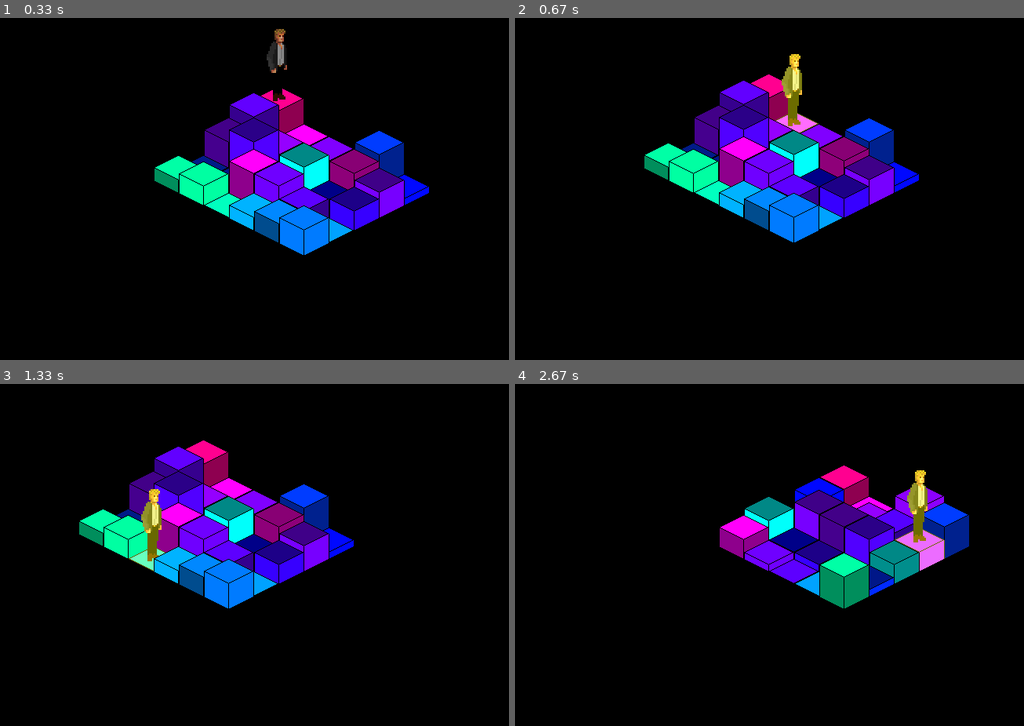
Above: before the commit, frames 1-4 (two rows, left to right).
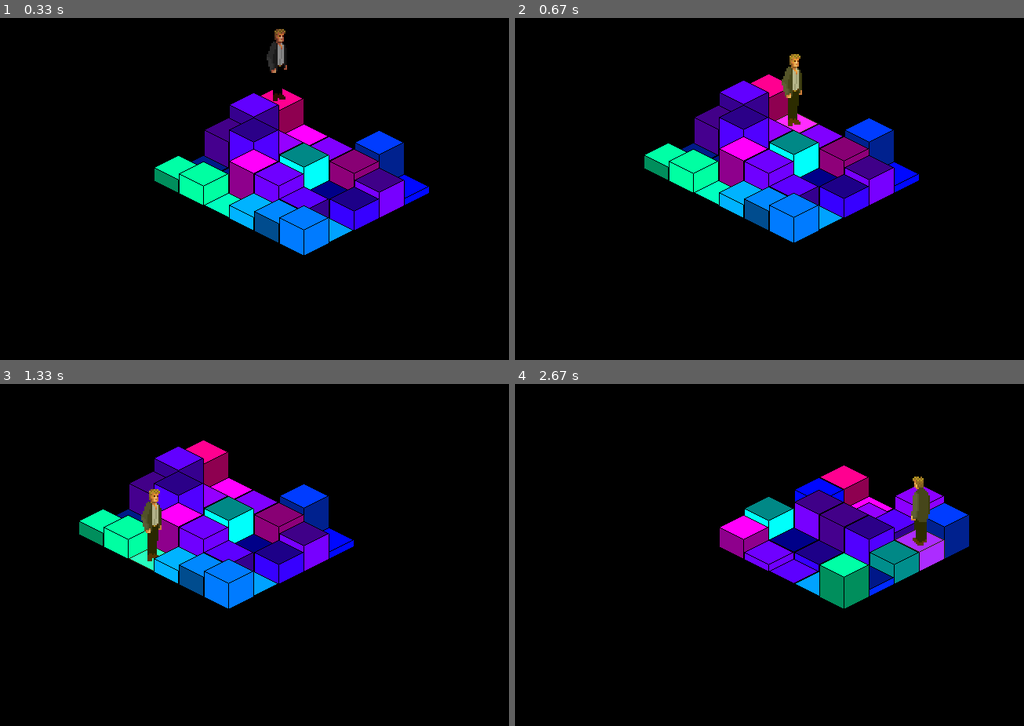
Above: after the commit, the same moments.

Repository: Zren/pyTactics
Game: pygame game, started from IsoTacticsEngine.py
Same seed, same stepped clock (60 frames per second), same inputs: the game is played once before the commit and once after it. The source is Python 2; it was converted automatically to run under Python 3.
Inputs:
- Up to frame 1 (0.33 s): no input
- Up to frame 2 (0.67 s): hold Right from 0.33 s (still down)
- Up to frame 3 (1.33 s): release Right at 0.8 s; hold Up 0.83-1.13 s; hold Right from 1.17 s (still down)
- Up to frame 4 (2.67 s): release Right at 1.63 s; hold Left 1.67-2.2 s; tap G at 1.82 s; hold Down 2.23-2.53 s; hold Left from 2.57 s (still down)

Frame 1 is identical in both runs. In frame 2, 0.7% of the frame differs, in the area x 51-60%, y 10-34%; in frame 3, 0.7%; in frame 4, 1.2%, in the area x 74-85%, y 25-55%.

Commit message:
Player sprite turns

Diff:
--- a/IsoTacticsEngine.py
+++ b/IsoTacticsEngine.py
@@ -89,7 +89,7 @@
             return
         tile = cell.render(cellData.h)
         if selected:
-            c = overlayLevel(64, 128)
+            c = overlayLevel(0, 64)
             tile.fill((c,c,0), special_flags=pygame.BLEND_ADD)
         # Isometric Coordinates
         x, y = isoCoordinates(cellData.x, cellData.y)
@@ -109,7 +109,7 @@
         self.sprites = sprites
     def render(self, height):
         #tile = pygame.Surface((0,0), pygame.SRCALPHA, 32)
-        return self.sprites[0][0].copy()
+        return self.sprites[0][self.direction].copy()
         #return tile
 
 class PlayerGrid(IsoGrid):
@@ -141,6 +141,15 @@
     def shiftPlayer(self, player, x, y):
         c = self.find(player)
         self.move(c, (c[0]+x, c[1]+y))
+        if x > 0:
+            player.direction = 0
+        elif x < 0:
+            player.direction = 2
+        elif y > 0:
+            player.direction = 1
+        elif y < 0:
+            player.direction = 3
+
 
 
 class GroundGrid(IsoGrid):
@@ -232,12 +241,6 @@
         self.scene.playerGrid.shiftPlayer(self.player, x, y)
         self.scene.selection = self.scene[self.scene.playerGrid.find(self.player)]
 
-
-
-
-
-
-
 def main():
     e = IsoTacticsEngine(Config.resolution, Config.title, pygame.image.load(Config.pathIcon))
     e.load()
